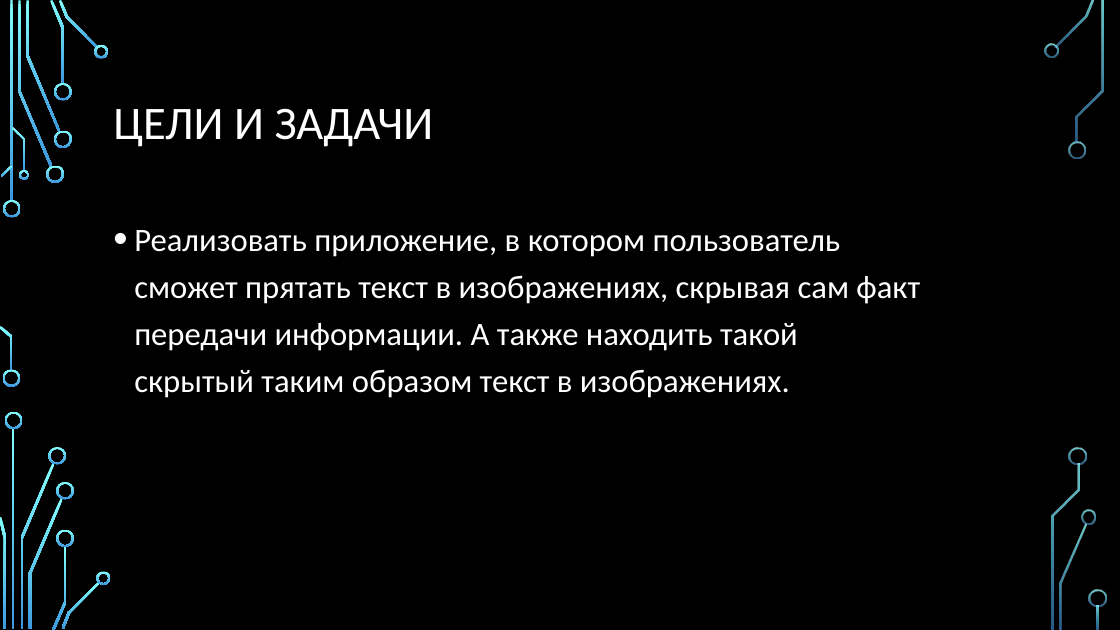
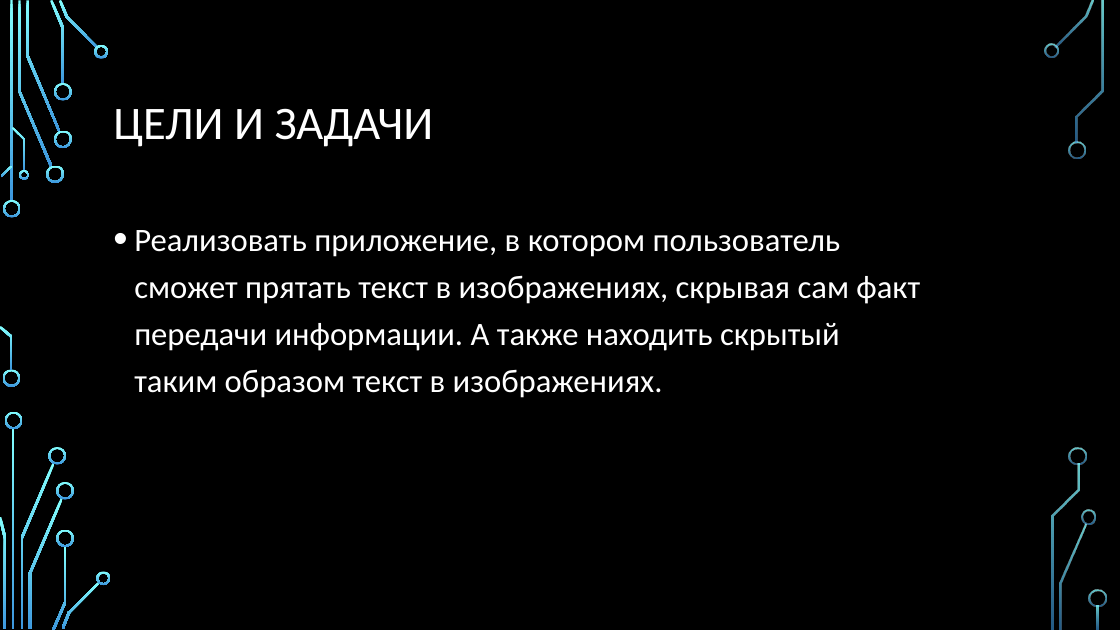
Before and after one commit to Ra1w/infobezVseros, a slide deck: slide 2 of Приложение для стеганографии.pptx. Drawn at 1120x630 pixels with LibreOffice and Linux fonts; fonts in the diff are those of the drawing; background and template pictures are left out. Boxes give left, top, right and bottom in pixels: in the first picture for what was removed or moved away, otherwise in the second. Text is boxed around its words. In the diff, an @@ line names an element or a change of style, - is before the commit and + after.

```diff
--- a/Приложение для стеганографии.pptx
+++ b/Приложение для стеганографии.pptx
@@ text at <box>134,230,920,398</box>: text changed @@
-• Реализовать приложение, в котором пользователь сможет прятать текст в изображениях, скрывая сам факт передачи информации. А также находить такой скрытый таким образом текст в изображениях.
+• Реализовать приложение, в котором пользователь сможет прятать текст в изображениях, скрывая сам факт передачи информации. А также находить скрытый таким образом текст в изображениях.
```
Also in this commit, not shown: 5 other slides changed.
